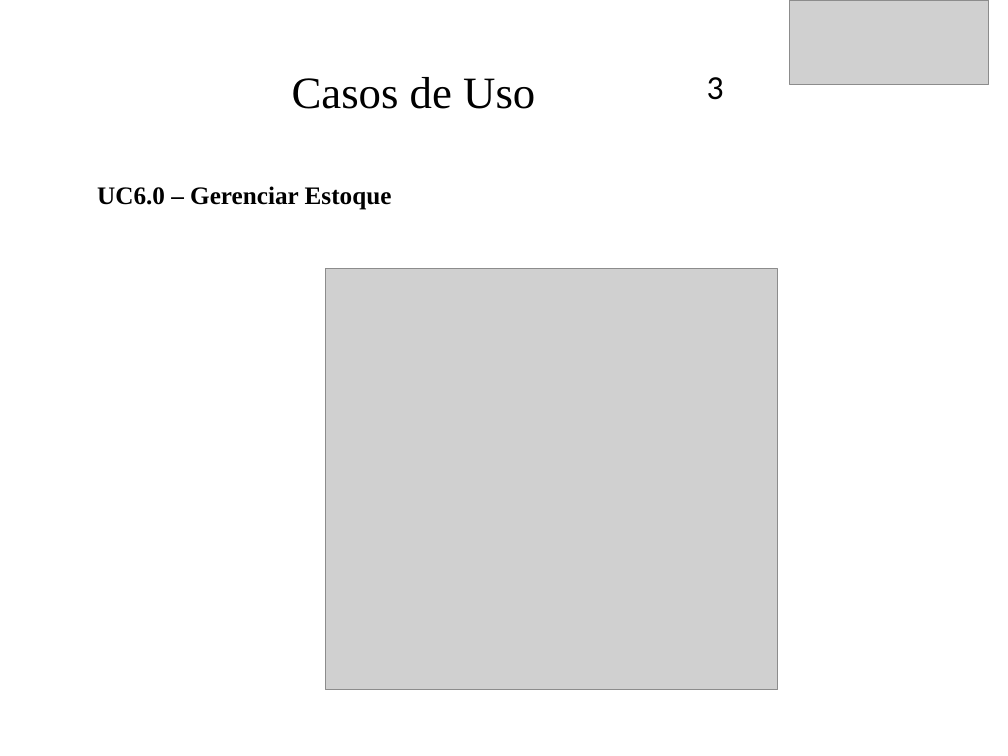
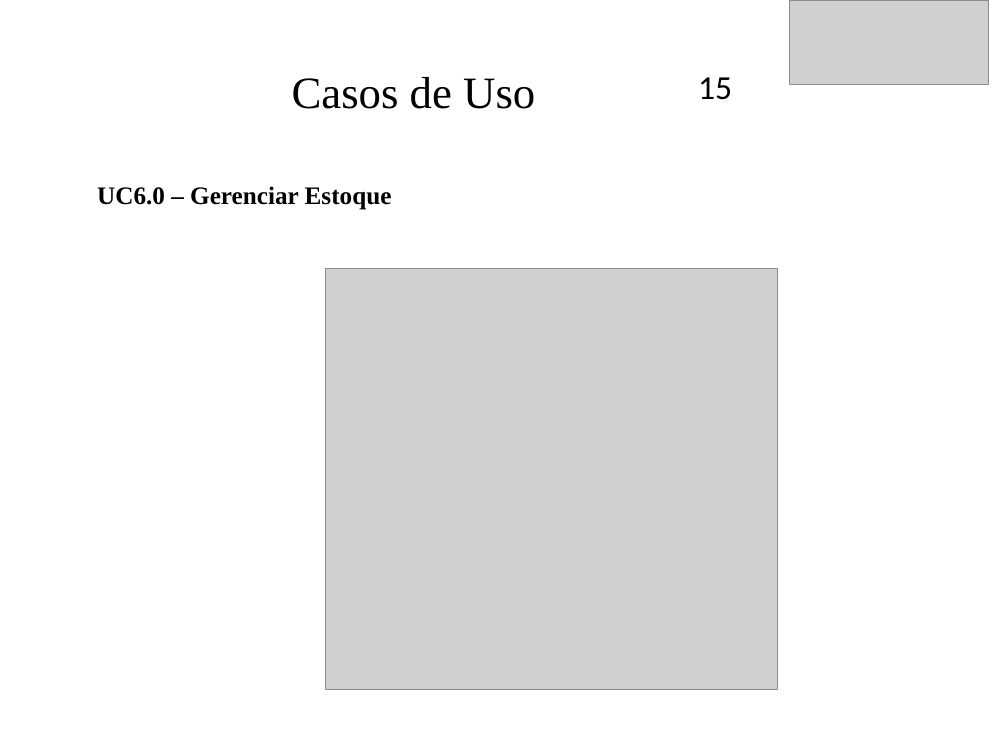
Before and after one commit to CaioXM01/JCSistemas, a slide deck: slide 16 of Documentacao/JCSistemas.ppt (slide 13 before the commit). Drawn at 1008x756 pixels with LibreOffice and Linux fonts; fonts in the diff are those of the drawing; grey boxes stand for pictures; background and template pictures are left out. Boxes give left, top, right and bottom in pixels: in the first picture for what was removed or moved away, otherwise in the second. Text is boxed around its words. In the diff, an @@ line names an element or a change of style, - is before the commit and + after.

```diff
--- a/Documentacao/JCSistemas.ppt
+++ b/Documentacao/JCSistemas.ppt
@@ text added at (698, 77, 732, 100), 24 pt, text #000000 @@
+15
@@ text removed at (707, 77, 724, 100) @@
-3
```
Also in this commit, not shown: 20 other slides changed, 4 slides added, 2 other files.
